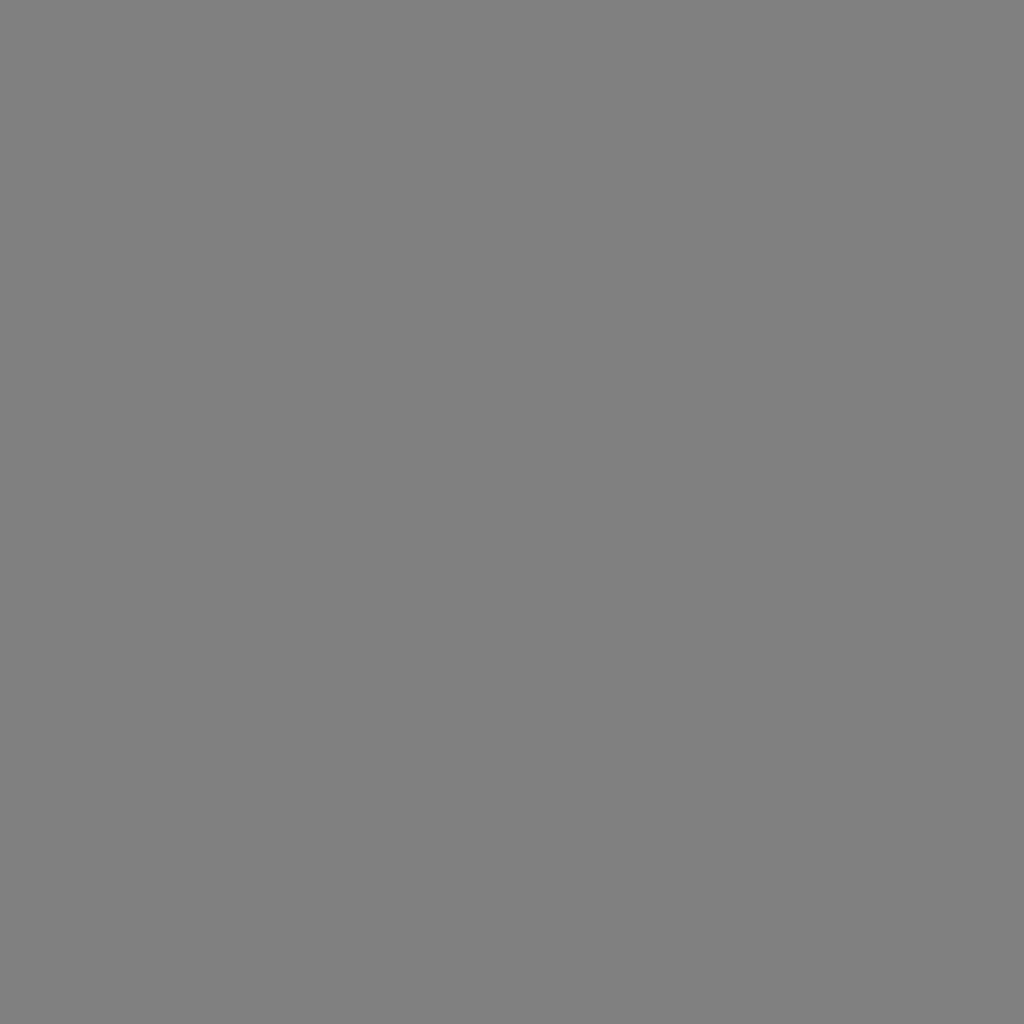
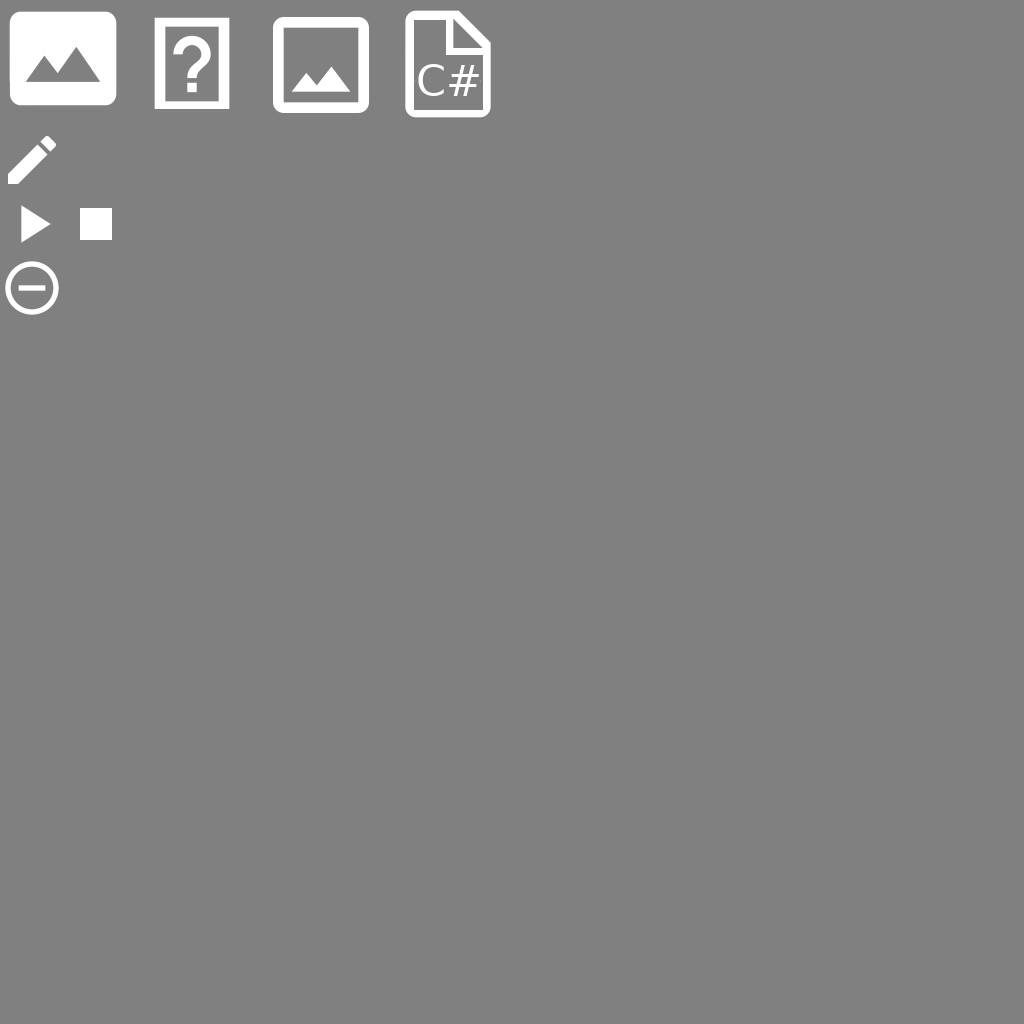
Layer changes from the first 1024 × 1024 image to the second:
added layer "C#" above "common-icons.png" over [418, 64, 479, 96]
added layer "common-icons.png" above "Background" over [5, 10, 491, 315]
